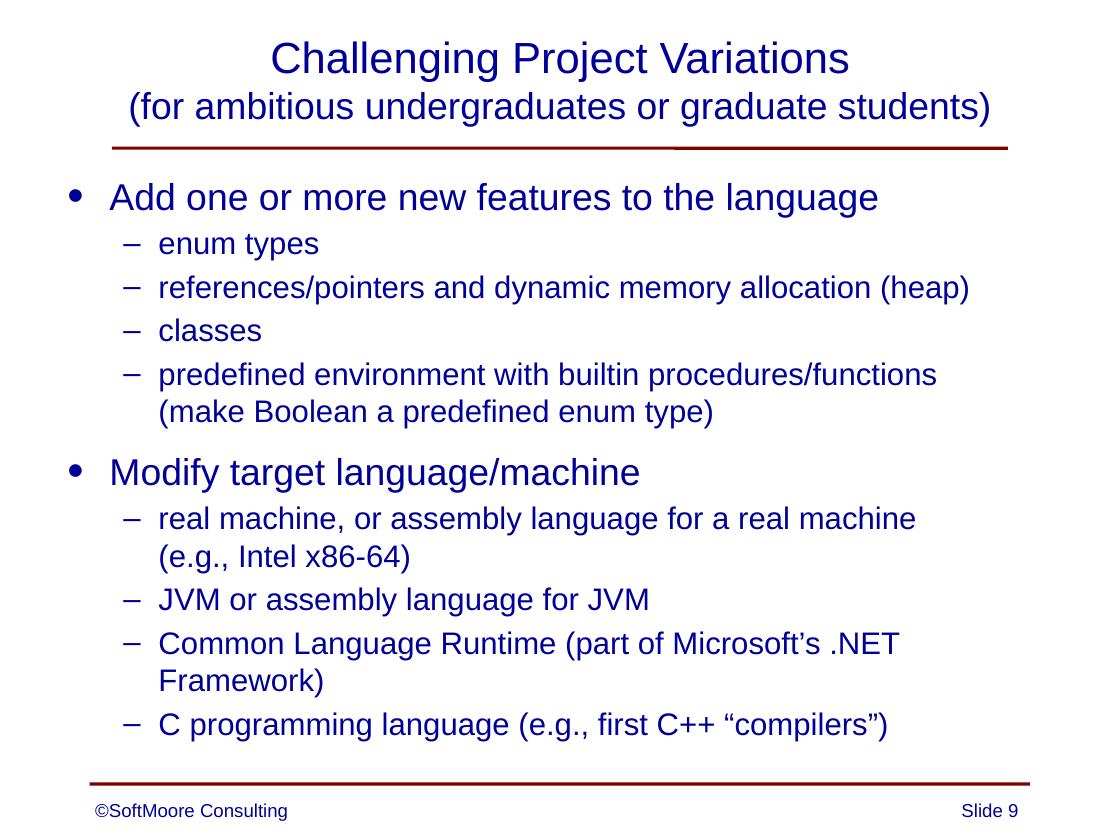
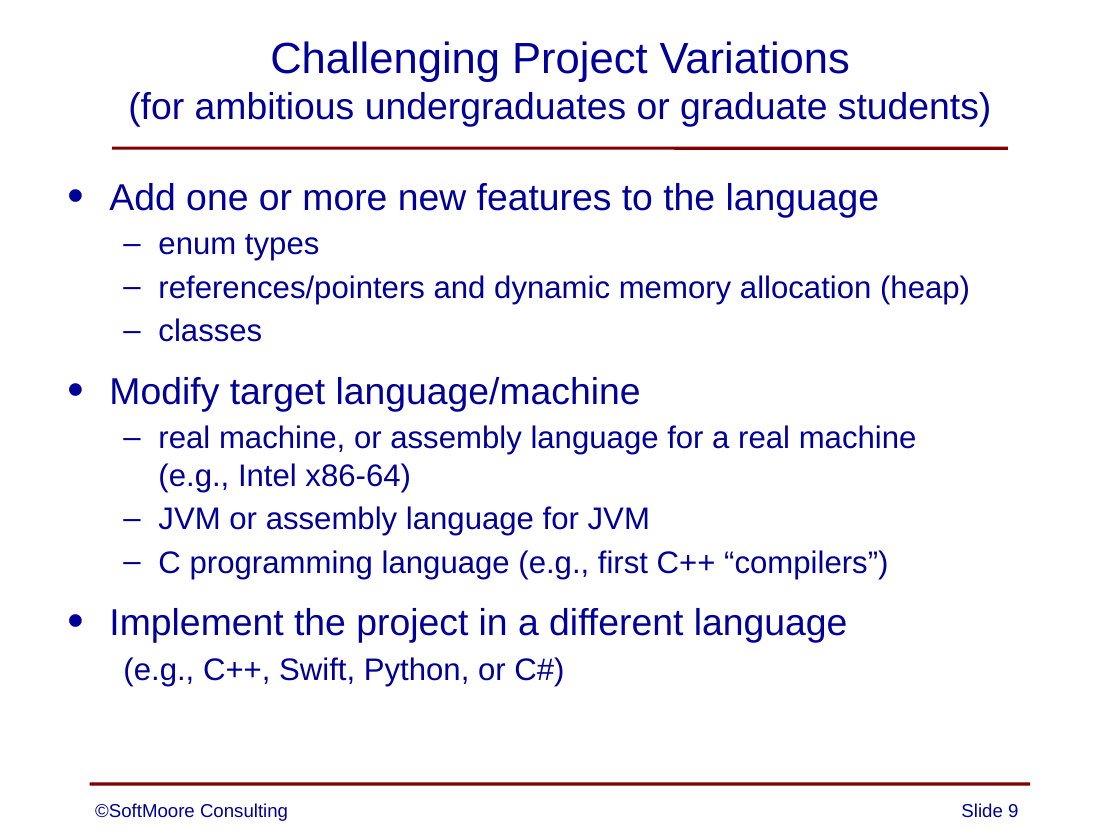
Before and after one commit to SoftMoore/CPRL-Kt-2nd, a slide deck: slide 9 of PowerPoints/00 - Teaching Compiler Design.pptx. Drawn at 1120x840 pixels with LibreOffice and Linux fonts; fonts in the diff are those of the drawing. Boxes give left, top, right and bottom in pixels: in the first picture for what was removed or moved away, otherwise in the second. Text is boxed around its words. In the diff, an @@ line names an element or a change of style, - is before the commit and + after.

```diff
--- a/PowerPoints/00 - Teaching Compiler Design.pptx
+++ b/PowerPoints/00 - Teaching Compiler Design.pptx
@@ text at [158,362,937,429]: paragraph removed @@
-  – predefined environment with builtin procedures/functions
-    (make Boolean a predefined enum type)
@@ text at [109,608,848,686]: paragraphs added @@
+• Implement the project in a different language
+  (e.g., C++, Swift, Python, or C#)
@@ text at [158,631,900,698]: paragraph removed @@
-  – Common Language Runtime (part of Microsoft’s .NET Framework)
```
Also in this commit, not shown: 1 slide removed, 1 other file.
